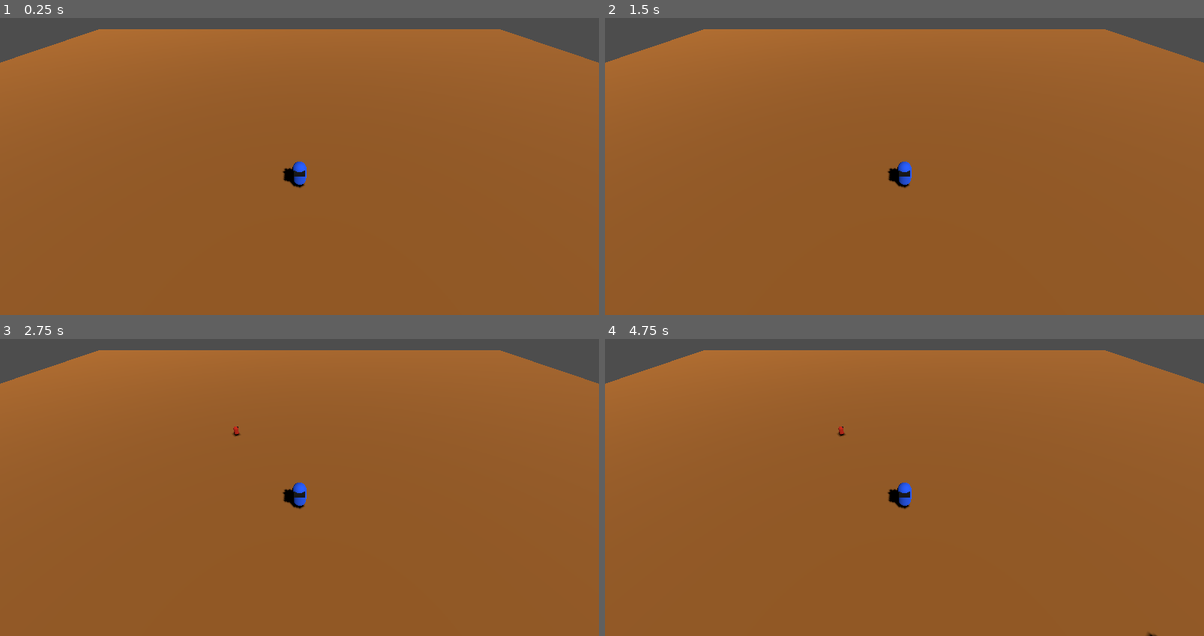
Above: before the commit, frames 1-4 (two rows, left to right).
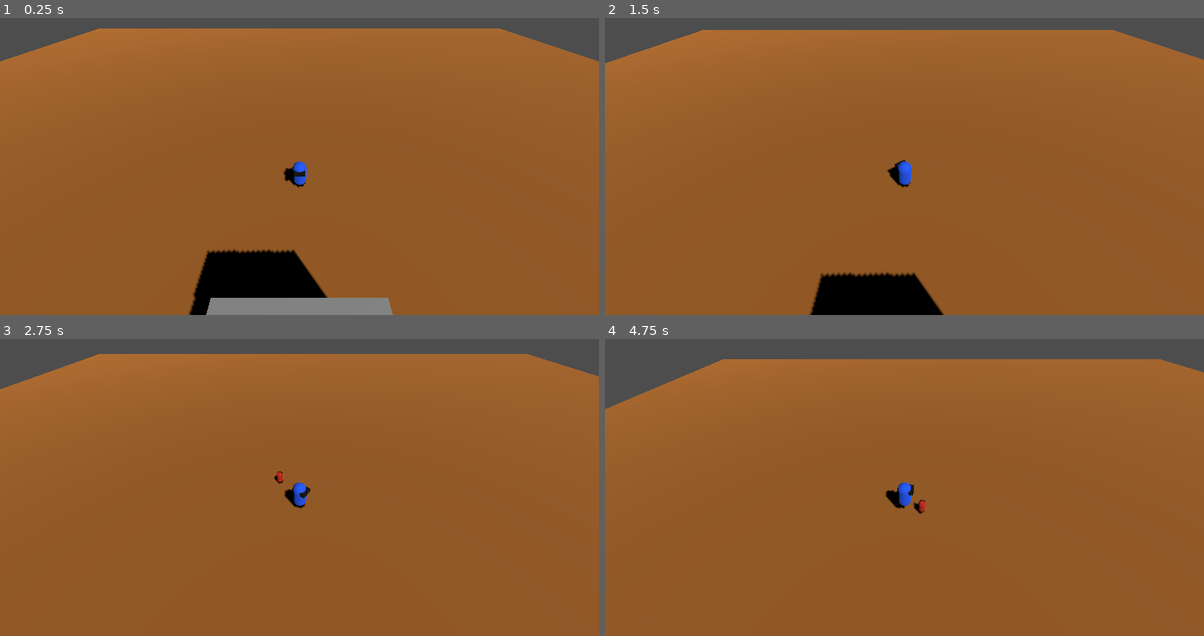
Above: after the commit, the same moments.

Repository: YUChoe/roguelike.io.v1
Game: Godot game, scene res://floor.tscn
Same seed, same stepped clock (60 frames per second), same inputs: the game is played once before the commit and once after it.
Inputs:
- Up to frame 1 (0.25 s): no input
- Up to frame 2 (1.5 s): tap Enter (ui_accept) at 0.5, 0.77 s; hold E (rotate_right) 0.53-1.28 s; hold Down (ui_down) from 1.28 s (still down)
- Up to frame 3 (2.75 s): tap Enter (ui_accept) at 1.52 s; release Down (ui_down) at 2.03 s; hold E (rotate_right) from 2.03 s (still down)
- Up to frame 4 (4.75 s): release E (rotate_right) at 2.78 s; hold Up (ui_up) 2.78-3.53 s; tap Enter (ui_accept) at 3.02, 3.77, 4.52 s; hold Q (rotate_left) from 3.53 s (still down)

The runs differ from the first frame. In frame 1, 5.2% of the frame differs, in the area x 0-100%, y 3-100%; in frame 2, 3.1%; in frame 3, 1.6%; in frame 4, 3.9%.

Commit message:
Added Building GObj

Diff:
--- a/floor.tscn
+++ b/floor.tscn
@@ -1,9 +1,9 @@
 [gd_scene load_steps=11 format=3 uid="uid://c2deoy66r8obd"]
 
-[ext_resource type="Script" path="res://Player.gd" id="1_r2omt"]
+[ext_resource type="Script" path="res://GameObjects/Player_Heroine/Player.gd" id="1_r2omt"]
 [ext_resource type="Script" path="res://Camera.gd" id="2_dlfwn"]
 [ext_resource type="Script" path="res://GroundTile.gd" id="2_igfhm"]
-[ext_resource type="PackedScene" uid="uid://b2e6crstsb1fh" path="res://Enemy.tscn" id="3_esn45"]
+[ext_resource type="PackedScene" uid="uid://b2e6crstsb1fh" path="res://GameObjects/Enemy_noname/Enemy.tscn" id="3_esn45"]
 
 [sub_resource type="StandardMaterial3D" id="StandardMaterial3D_m8chr"]
 albedo_color = Color(0.12549, 0.360784, 1, 1)
@@ -67,5 +67,13 @@
 wait_time = 2.0
 autostart = true
 
+[node name="StaticBody3D" type="StaticBody3D" parent="GroundTile"]
+transform = Transform3D(1, 0, 0, 0, 1, 0, 0, 0, 1, 0, 3.11396, 11.4392)
+
+[node name="CSGBox3D" type="CSGBox3D" parent="GroundTile/StaticBody3D"]
+transform = Transform3D(1, 0, 0, 0, 1, 0, 0, 0, 1, 0, -0.0978465, 0)
+use_collision = true
+size = Vector3(5, 10, 5)
+
 [connection signal="timeout" from="Player/MeleeAttackTimer" to="GroundTile" method="_on_melee_attack_timer_timeout"]
 [connection signal="timeout" from="GroundTile/SpawnTimer" to="GroundTile" method="_on_timer_timeout"]
